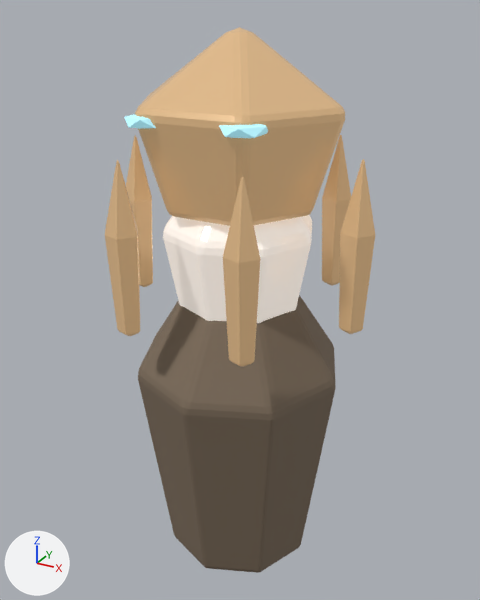
One commit to the Blender file assets/models/source/deep-fracture-creature-FacetSentry-earth.blend: the scene before it, then after it.
Rendered twice from a camera (50 mm lens) standing at (1.2, -2.19, 2.55) and looking at (-0.02, 0.03, 1.44). The lights are fixed; the arrows at lower left show +X, +Y and +Z. The first picture is the older version.

Script lines for the objects in view, before the commit:
```python
ob_control_core = bpy.data.objects.new('control-core', me_control_core)
ob_control_core.location = (0.0, 0.0, 1.695)
ob_pedestal = bpy.data.objects.new('pedestal', me_pedestal)
ob_pedestal.location = (0.0, 0.0, 1.026)
ob_prong0 = bpy.data.objects.new('prong0', me_prong0)
ob_prong0.location = (0.486, 0.0, 1.752)
ob_prong1 = bpy.data.objects.new('prong1', me_prong1)
ob_prong1.location = (0.246, -0.416, 1.752)
ob_prong2 = bpy.data.objects.new('prong2', me_prong2)
ob_prong2.location = (-0.234, -0.416, 1.752)
ob_prong3 = bpy.data.objects.new('prong3', me_prong3)
ob_prong3.location = (-0.474, 0.0, 1.752)
ob_prong5 = bpy.data.objects.new('prong5', me_prong5)
ob_prong5.location = (0.246, 0.416, 1.752)
ob_sensor = bpy.data.objects.new('sensor', me_sensor)
ob_sensor.location = (0.0, 0.0, 2.162)
```
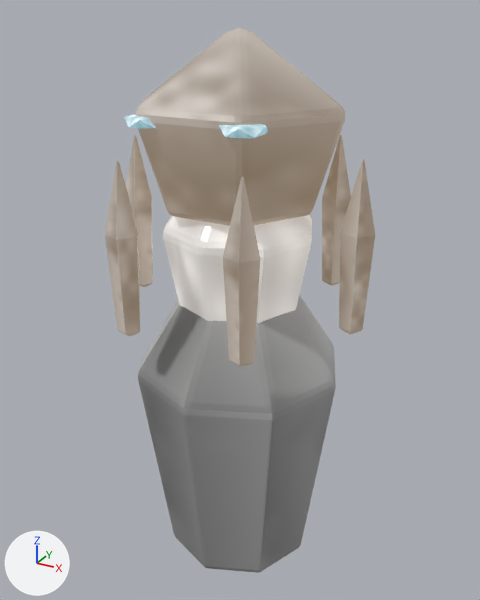
Diff of the bpy script that builds the scene:
```diff
--- a/assets/models/source/deep-fracture-creature-FacetSentry-earth.blend.py
+++ b/assets/models/source/deep-fracture-creature-FacetSentry-earth.blend.py
@@ me_pedestal @@
 me_pedestal.from_pydata(...)  # 18 vertices, 32 faces; spans x -0.44..0.44, y -0.44..0.44, z -0.83..0.83
-me_pedestal.materials.append(mat_export_source_001)  # brown #7e6d5c
+me_pedestal.materials.append(mat_export_source_001_carapace)  # picture img_creature_carapace
@@ me_sensor @@
 me_sensor.from_pydata(...)  # 14 vertices, 24 faces; spans x -0.42..0.42, y -0.364..0.364, z -0.342..0.342
-me_sensor.materials.append(mat_export_source_002)  # beige #d4af81
+me_sensor.materials.append(mat_export_source_002_carapace)  # picture img_creature_carapace
@@ me_prong0 @@
 me_prong0.from_pydata(...)  # 12 vertices, 20 faces; spans x -0.059..0.059, y -0.062..0.062, z -0.342..0.342
-me_prong0.materials.append(mat_export_source_002)  # beige #d4af81
+me_prong0.materials.append(mat_export_source_002_carapace)  # picture img_creature_carapace
@@ me_prong1 @@
 me_prong1.from_pydata(...)  # 12 vertices, 20 faces; spans x -0.059..0.059, y -0.062..0.062, z -0.342..0.342
-me_prong1.materials.append(mat_export_source_002)  # beige #d4af81
+me_prong1.materials.append(mat_export_source_002_carapace)  # picture img_creature_carapace
@@ me_prong2 @@
 me_prong2.from_pydata(...)  # 12 vertices, 20 faces; spans x -0.059..0.059, y -0.062..0.062, z -0.342..0.342
-me_prong2.materials.append(mat_export_source_002)  # beige #d4af81
+me_prong2.materials.append(mat_export_source_002_carapace)  # picture img_creature_carapace
@@ me_prong3 @@
 me_prong3.from_pydata(...)  # 12 vertices, 20 faces; spans x -0.059..0.059, y -0.062..0.062, z -0.342..0.342
-me_prong3.materials.append(mat_export_source_002)  # beige #d4af81
+me_prong3.materials.append(mat_export_source_002_carapace)  # picture img_creature_carapace
@@ me_prong5 @@
 me_prong5.from_pydata(...)  # 12 vertices, 20 faces; spans x -0.059..0.059, y -0.062..0.062, z -0.342..0.342
-me_prong5.materials.append(mat_export_source_002)  # beige #d4af81
+me_prong5.materials.append(mat_export_source_002_carapace)  # picture img_creature_carapace
```

What differs and where, as boxes [x1, y1, x2, y2] in the pictures (480 x 600 px):
'pedestal', recoloured (brown to grey)
    both: [138, 295, 335, 573]
'sensor', recoloured
    both: [135, 27, 345, 226]
'prong1', recoloured
    both: [223, 176, 260, 367]
'prong0', recoloured
    both: [339, 159, 375, 334]
'prong2', recoloured
    both: [105, 160, 140, 336]
'prong5', recoloured
    both: [322, 135, 351, 286]
'prong3', recoloured
    both: [126, 135, 153, 287]
